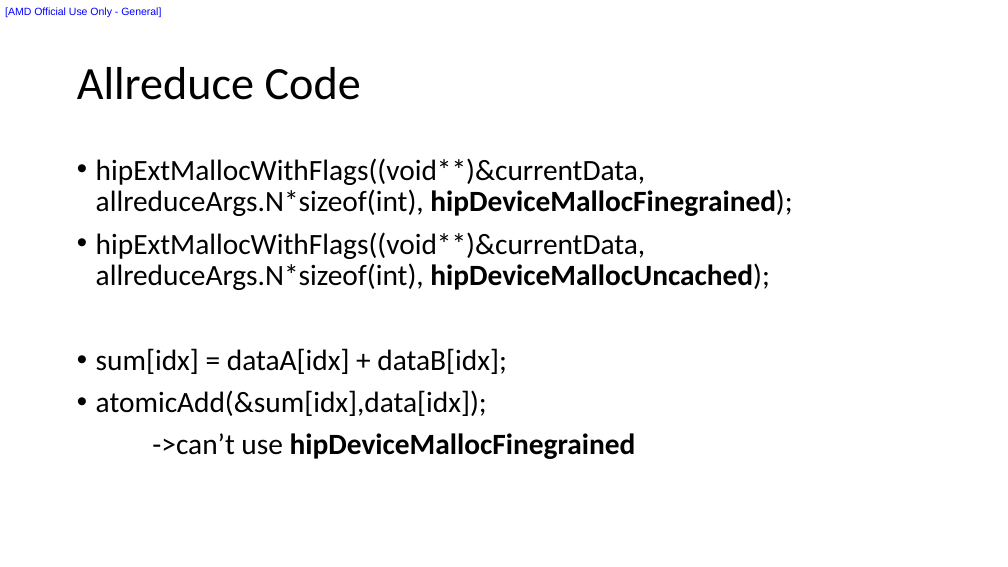
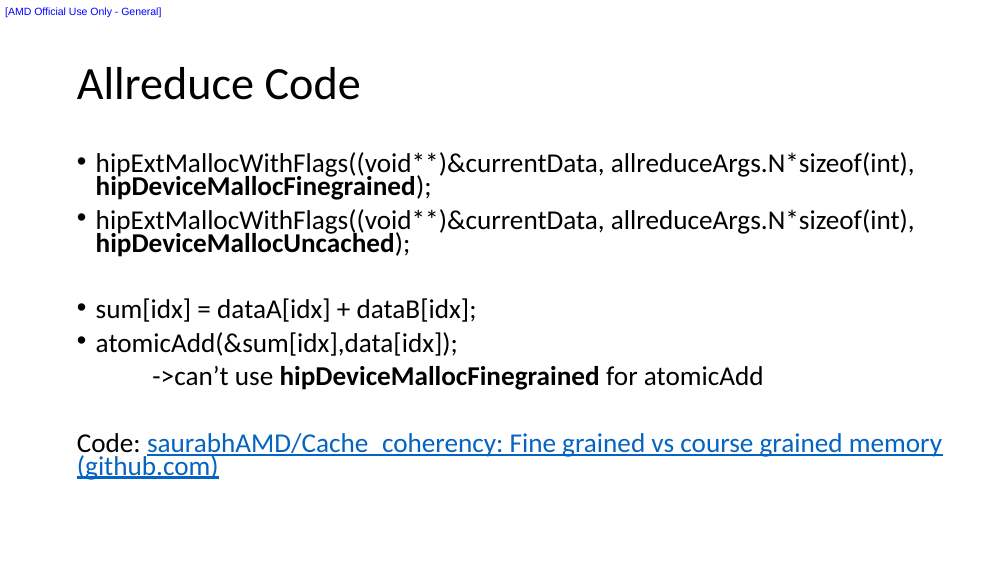
Before and after one commit to saurabhAMD/Cache_coherency, a slide deck: slide 13 of FineVsCourseMemory.pptx. Drawn at 1008x567 pixels with LibreOffice and Linux fonts; fonts in the diff are those of the drawing. Boxes give left, top, right and bottom in pixels: in the first picture for what was removed or moved away, otherwise in the second. Text is boxed around its words. In the diff, an @@ line names an element or a change of style, - is before the commit and + after.

```diff
--- a/FineVsCourseMemory.pptx
+++ b/FineVsCourseMemory.pptx
@@ text at <box>96,152,915,356</box>: size 28 to 25.9 pt in "hipExtMallocWithFlags((void**)&currentData, allreduceArgs.N* ...", "hipExtMallocWithFlags((void**)&currentData, allreduceArgs.N* ...", "sum[idx] = dataA[idx] + dataB[idx];", "atomicAdd(&sum[idx],data[idx]);"; line spacing 0.9 to 0.7 @@
@@ text at <box>77,366,942,480</box>: text changed; size 28 to 25.9 pt; text colour #000000 to #0563C1; bold off @@
-->can’t use hipDeviceMallocFinegrained
+->can’t use hipDeviceMallocFinegrained for atomicAdd
+Code: saurabhAMD/Cache_coherency: Fine grained vs course grained memory (github.com)
```
Also in this commit, not shown: 5 other slides changed, 1 slide added.
